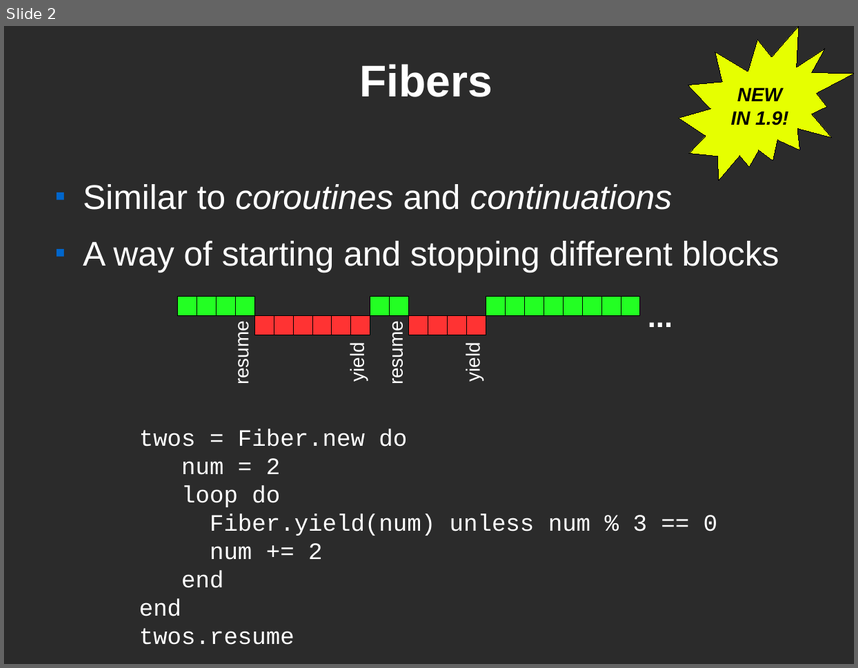
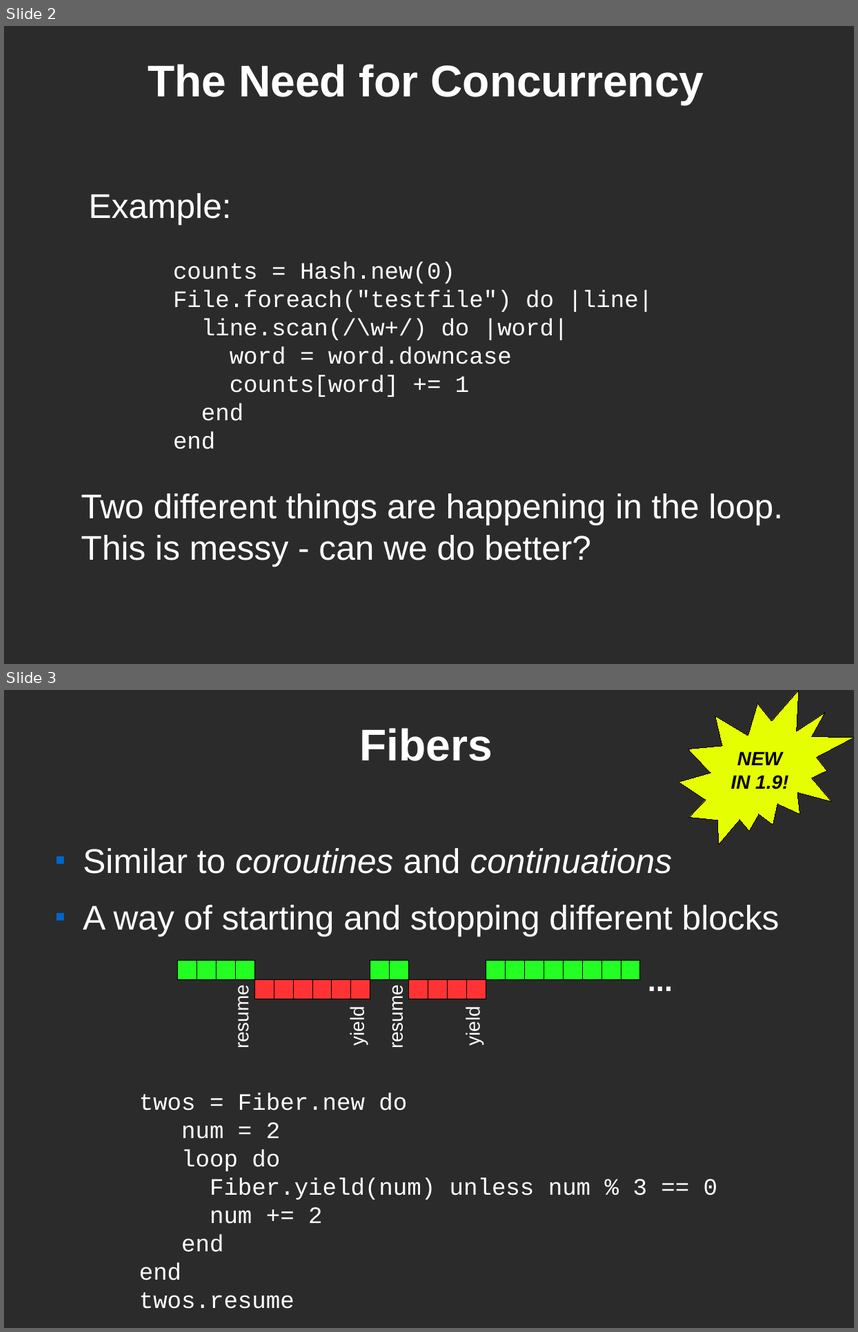
Before and after one commit to pdg137/concurrency-pres, a slide deck: concurrency.odp. Shown one above the other, each under a label of ours: slide 2 before the commit, slides 2 and 3 after it. The pictures are 858x668 and 858x1332 pixels, drawn with LibreOffice and Linux fonts; fonts in the diff are those of the drawing; background and template pictures are left out; a plain dark background stands for a picture behind light text. Boxes give left, top, right and bottom in pixels: in the first picture for what was removed or moved away, otherwise in the second. Text is boxed around its words. In the diff, an @@ line names an element or a change of style, - is before the commit and + after.

Commit message:
added a slide about the need for concurrency

```diff
--- a/concurrency.odp
+++ b/concurrency.odp
@@ slide 2 added at bbox=[4, 26, 854, 664], background picture (left out) @@
@@ title added at bbox=[148, 64, 704, 105], 41.4 pt, text #FFFFFF, bold @@
+The Need for Concurrency
@@ text added at bbox=[89, 193, 232, 225], 32 pt, text #FFFFFF @@
+Example:
@@ text added at bbox=[173, 262, 653, 449], 22 pt, text #FFFFFF @@
+counts = Hash.new(0)
+File.foreach("testfile") do |line|
+line.scan(/\w+/) do |word|
+word = word.downcase
+counts[word] += 1
+end
+end
@@ text added at bbox=[81, 493, 783, 566], 32 pt, text #FFFFFF @@
+Two different things are happening in the loop.
+This is messy - can we do better?
@@ what was slide 2 is now slide 3 @@
```
Also in this commit, not shown: 1 slide changed.
